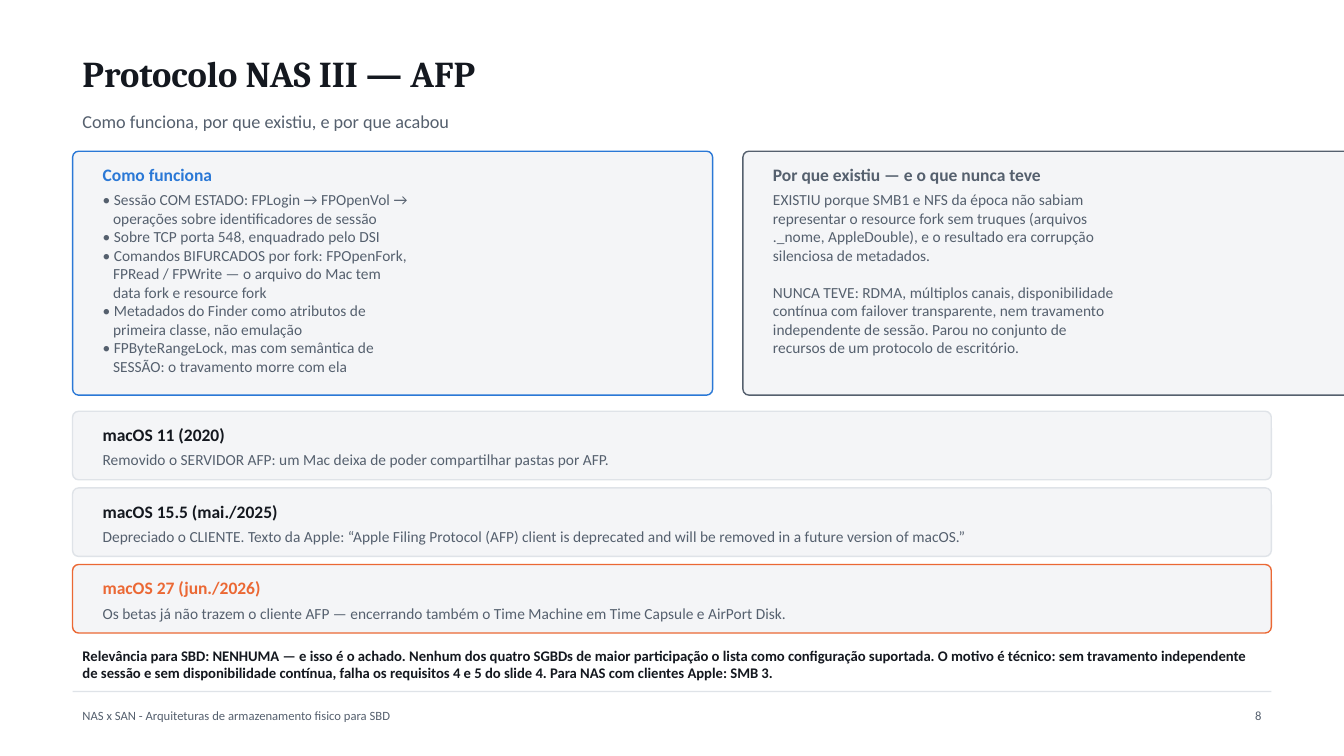
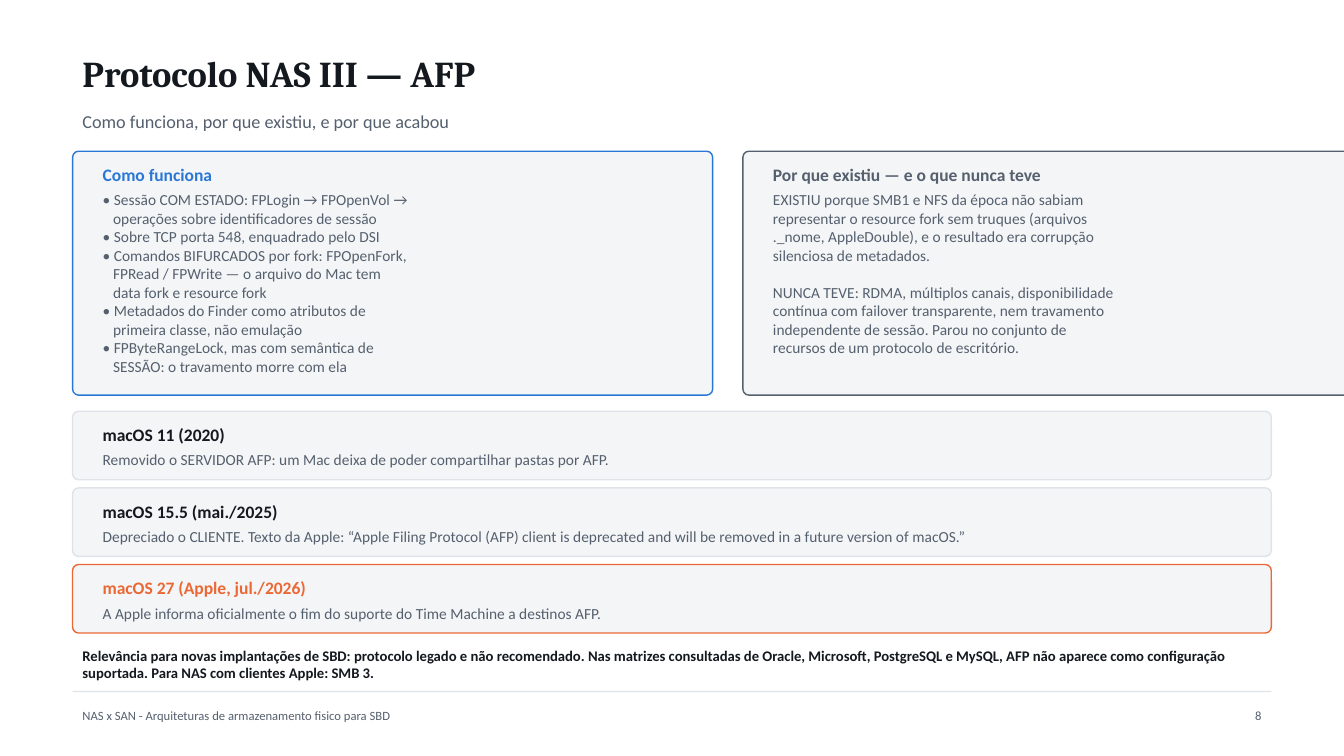
Before and after one commit to guilherme-hu/Trabalho-CBD, a slide deck: slide 9 of NAS, SAN e AST/Slides_NAS_SAN_Armazenamento_SBD.pptx. Drawn at 1344x756 pixels with LibreOffice and Linux fonts; fonts in the diff are those of the drawing. Boxes give left, top, right and bottom in pixels: in the first picture for what was removed or moved away, otherwise in the second. Text is boxed around its words. In the diff, an @@ line names an element or a change of style, - is before the commit and + after.

```diff
--- a/NAS, SAN e AST/Slides_NAS_SAN_Armazenamento_SBD.pptx
+++ b/NAS, SAN e AST/Slides_NAS_SAN_Armazenamento_SBD.pptx
@@ text at (103, 581, 306, 597): text changed @@
-macOS 27 (jun./2026)
+macOS 27 (Apple, jul./2026)
@@ text at (103, 608, 601, 622): text changed @@
-Os betas já não trazem o cliente AFP — encerrando também o Time Machine em Time Capsule e AirPort Disk.
+A Apple informa oficialmente o fim do suporte do Time Machine a destinos AFP.
@@ text at (82, 650, 1225, 681): text changed @@
-Relevância para SBD: NENHUMA — e isso é o achado. Nenhum dos quatro SGBDs de maior participação o lista como configuração suportada. O motivo é técnico: sem travamento independente de sessão e sem disponibilidade contínua, falha os requisitos 4 e 5 do slide 4. Para NAS com clientes Apple: SMB 3.
+Relevância para novas implantações de SBD: protocolo legado e não recomendado. Nas matrizes consultadas de Oracle, Microsoft, PostgreSQL e MySQL, AFP não aparece como configuração suportada. Para NAS com clientes Apple: SMB 3.
```
Also in this commit, not shown: 10 other slides changed, 28 other files.
